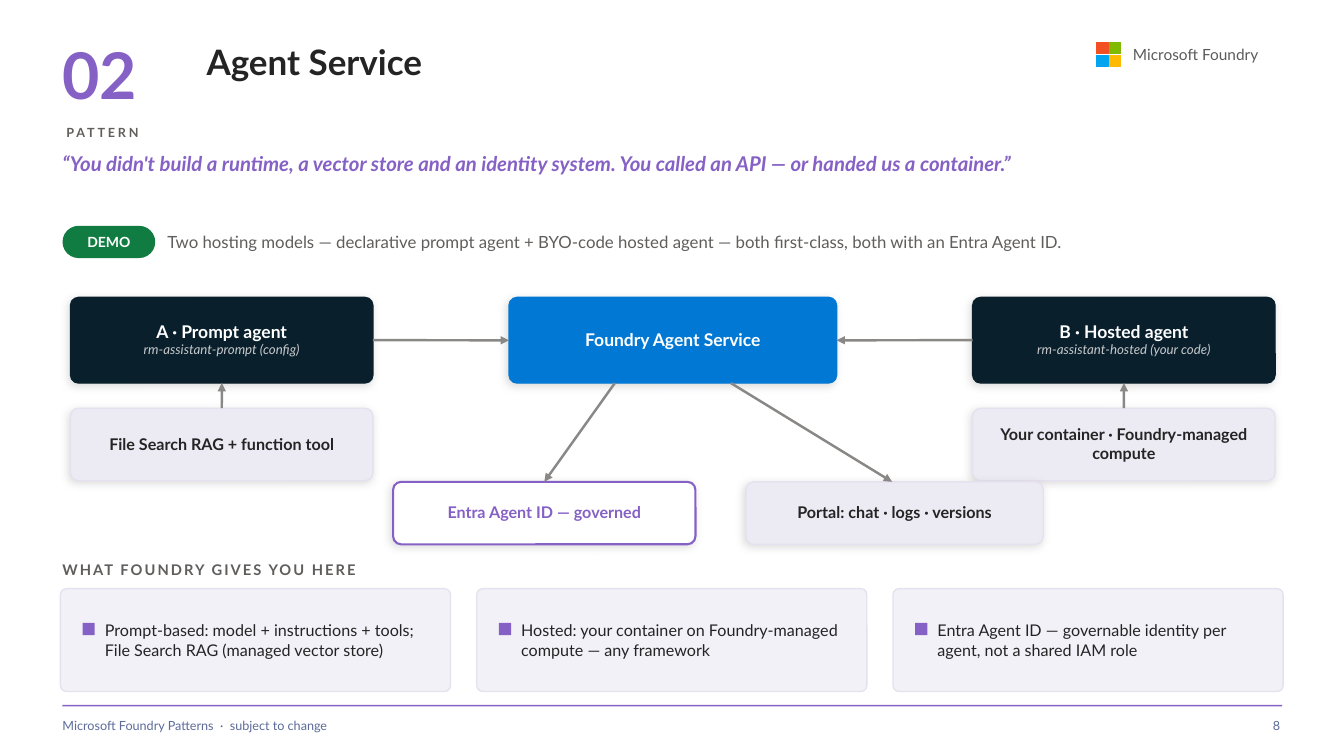
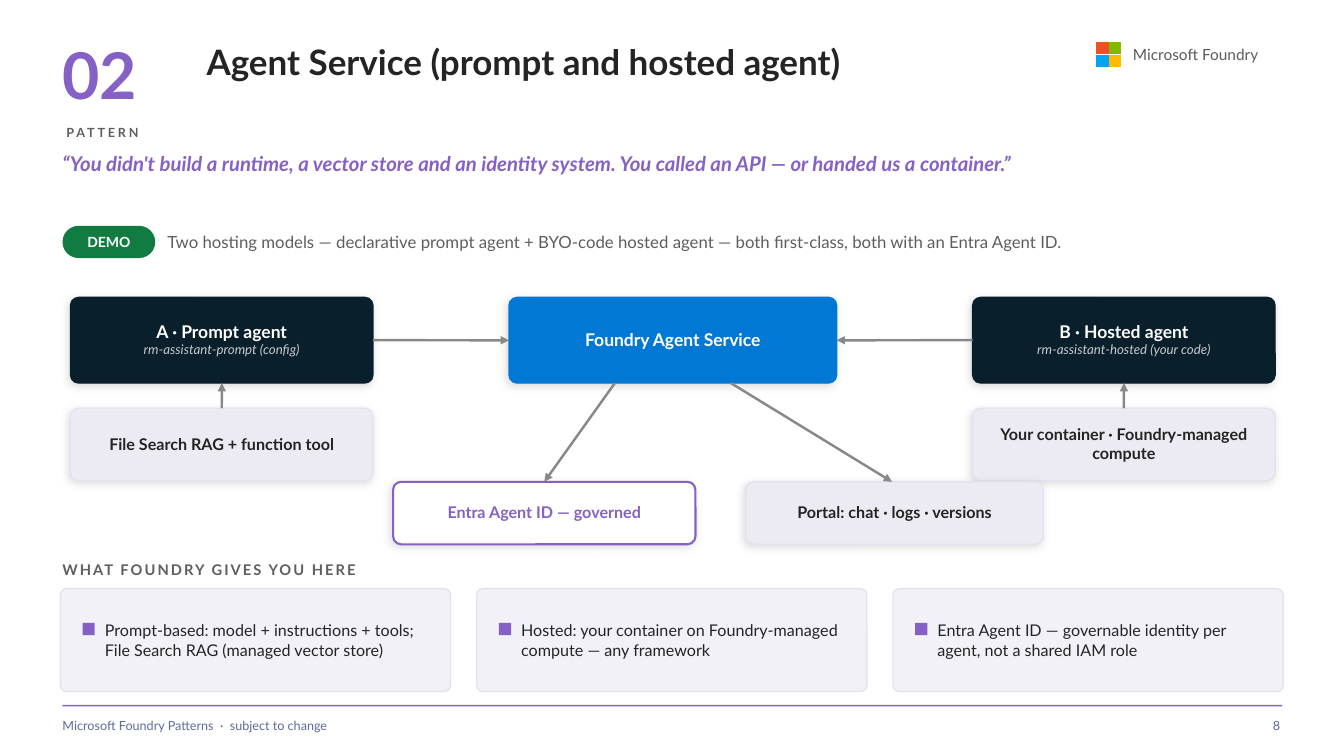
Before and after one commit to SridharArrabelly/foundry-pattern-library, a slide deck: slide 8 of foundry-patterns.pptx. Drawn at 1344x756 pixels with LibreOffice and Linux fonts; fonts in the diff are those of the drawing. Boxes give left, top, right and bottom in pixels: in the first picture for what was removed or moved away, otherwise in the second. Text is boxed around its words. In the diff, an @@ line names an element or a change of style, - is before the commit and + after.

```diff
--- a/foundry-patterns.pptx
+++ b/foundry-patterns.pptx
@@ text at (x1=207, y1=47, x2=841, y2=82): text changed @@
-Agent Service
+Agent Service (prompt and hosted agent)
```
Also in this commit, not shown: 12 other slides changed, 1 slide removed, 18 other files.
